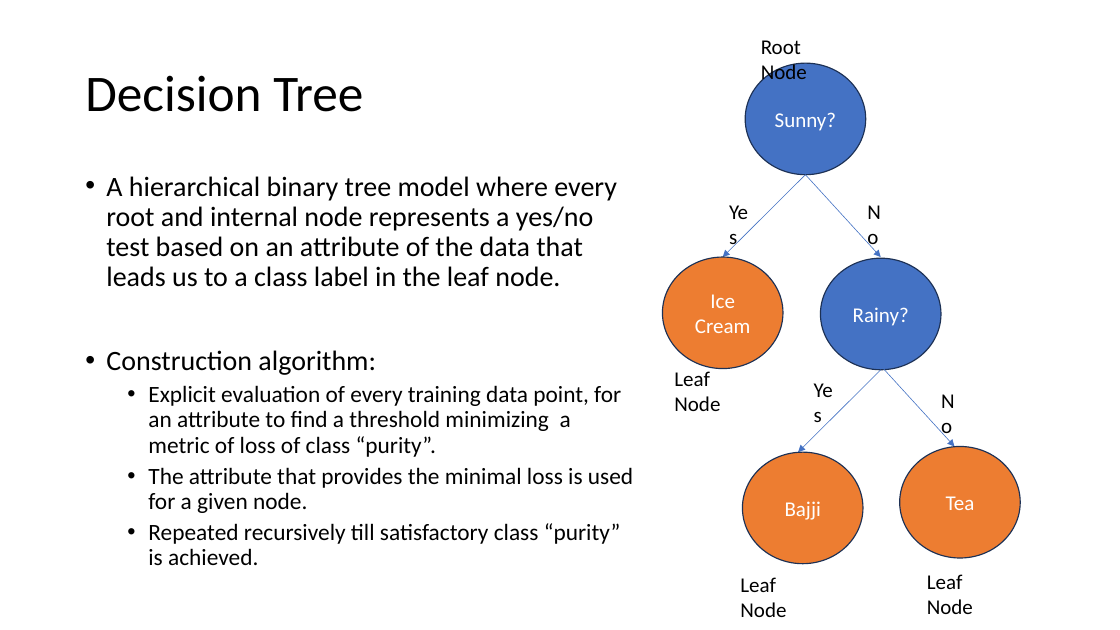
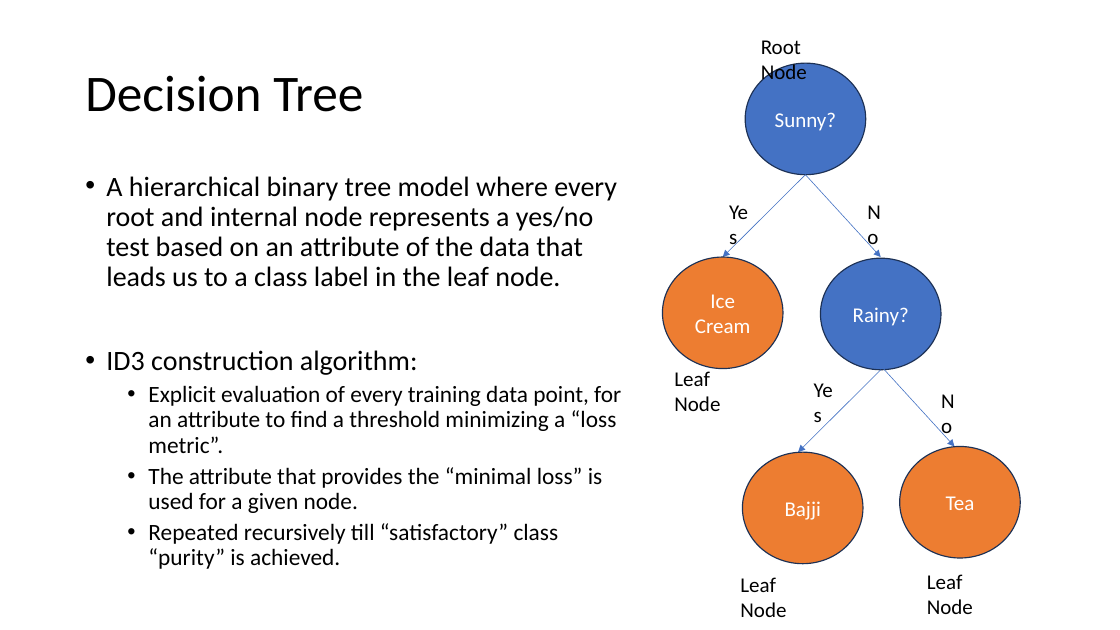
Before and after one commit to meenakshsundaram/AIML, a slide deck: slide 18 of DecisionTrees/DecisionTrees.pptx. Drawn at 1120x630 pixels with LibreOffice and Linux fonts; fonts in the diff are those of the drawing. Boxes give left, top, right and bottom in pixels: in the first picture for what was removed or moved away, otherwise in the second. Text is boxed around its words. In the diff, an @@ line names an element or a change of style, - is before the commit and + after.

Commit message:
Updated Supervised Learning, Discussed Miss-Classification Loss

```diff
--- a/DecisionTrees/DecisionTrees.pptx
+++ b/DecisionTrees/DecisionTrees.pptx
@@ text at (106, 350, 621, 569): text changed @@
-• Construction algorithm:
-  • Explicit evaluation of every training data point, for an attribute to find a threshold minimizing a metric of loss of class “purity”.
-  • The attribute that provides the minimal loss is used for a given node.
-  • Repeated recursively till satisfactory class “purity” is achieved.
+• ID3 construction algorithm:
+  • Explicit evaluation of every training data point, for an attribute to find a threshold minimizing a “loss metric”.
+  • The attribute that provides the “minimal loss” is used for a given node.
+  • Repeated recursively till “satisfactory” class “purity” is achieved.
```
Also in this commit, not shown: 3 other slides changed, 3 slides added, 1 slide removed.
